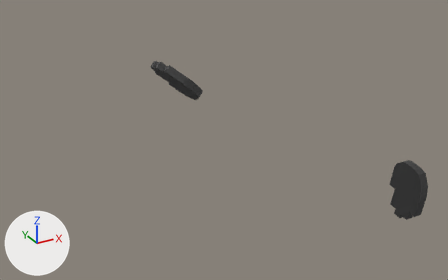
The FBX model Assets/Models/handsAnimated.fbx as it was, and as the next commit left it.
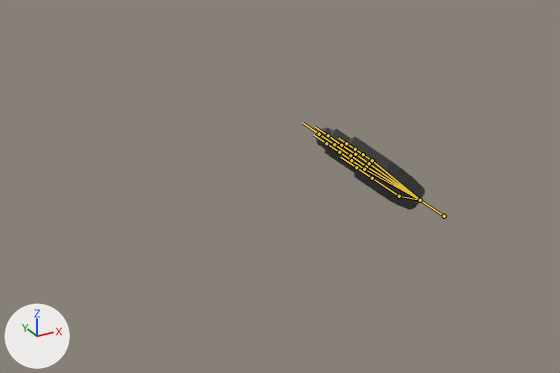
Each version appears first whole from a 50 mm camera at (-26.2, -35.4, 11.7) aimed at (-7.4, -1.3, -5.4), and next in a close-up on the part from 0% to 60% of the width and 0% to 64% of the height. Arrows for +X, +Y and +Z are at lower left; the lights stay in place. Both versions are drawn at frame 9 of the action 'Armature|WallRunLeft'; the numbers are the values there. The bones that bend it are drawn over the model as lines in the close-ups.

In view in the first close-up: 'handsmodel'.
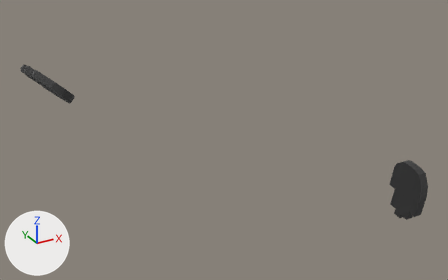
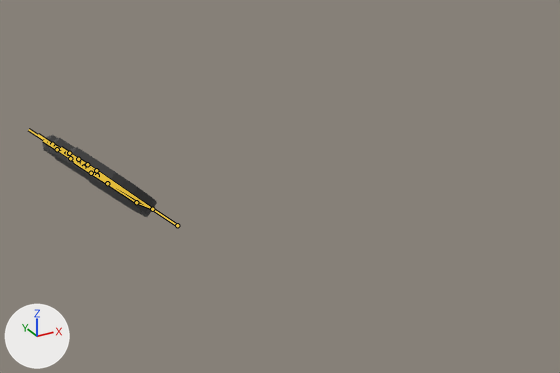
The change in detail:
Bone 'righthand' (bone_righthand) moves from (-2.63, -1.2, 3.86) to (-11.06, -1.2, 0.28).
Bone 'righthand' (bone_righthand) turns from (29, -169, 44) to (25, -170, 46) degrees about its own x, y and z.

Location of each change, (x1, y1, x2, y2) in pixels of the close-ups (560 x 373 px):
'handsmodel', posed: before (316, 127, 425, 210); after (42, 135, 157, 217)
bone 'righthand', root to tip: before (444, 216) to (420, 200); after (177, 225) to (152, 209)
